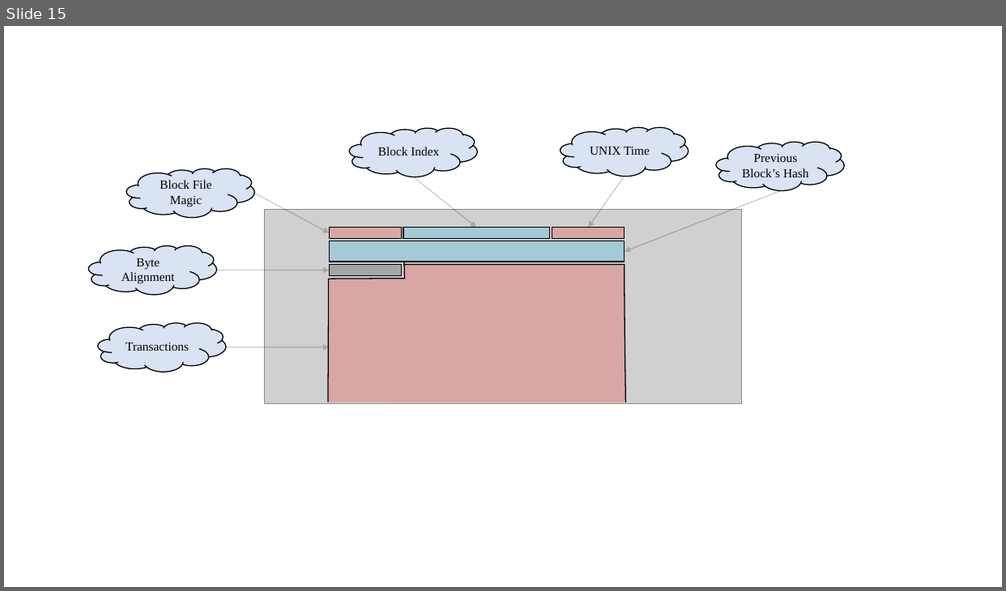
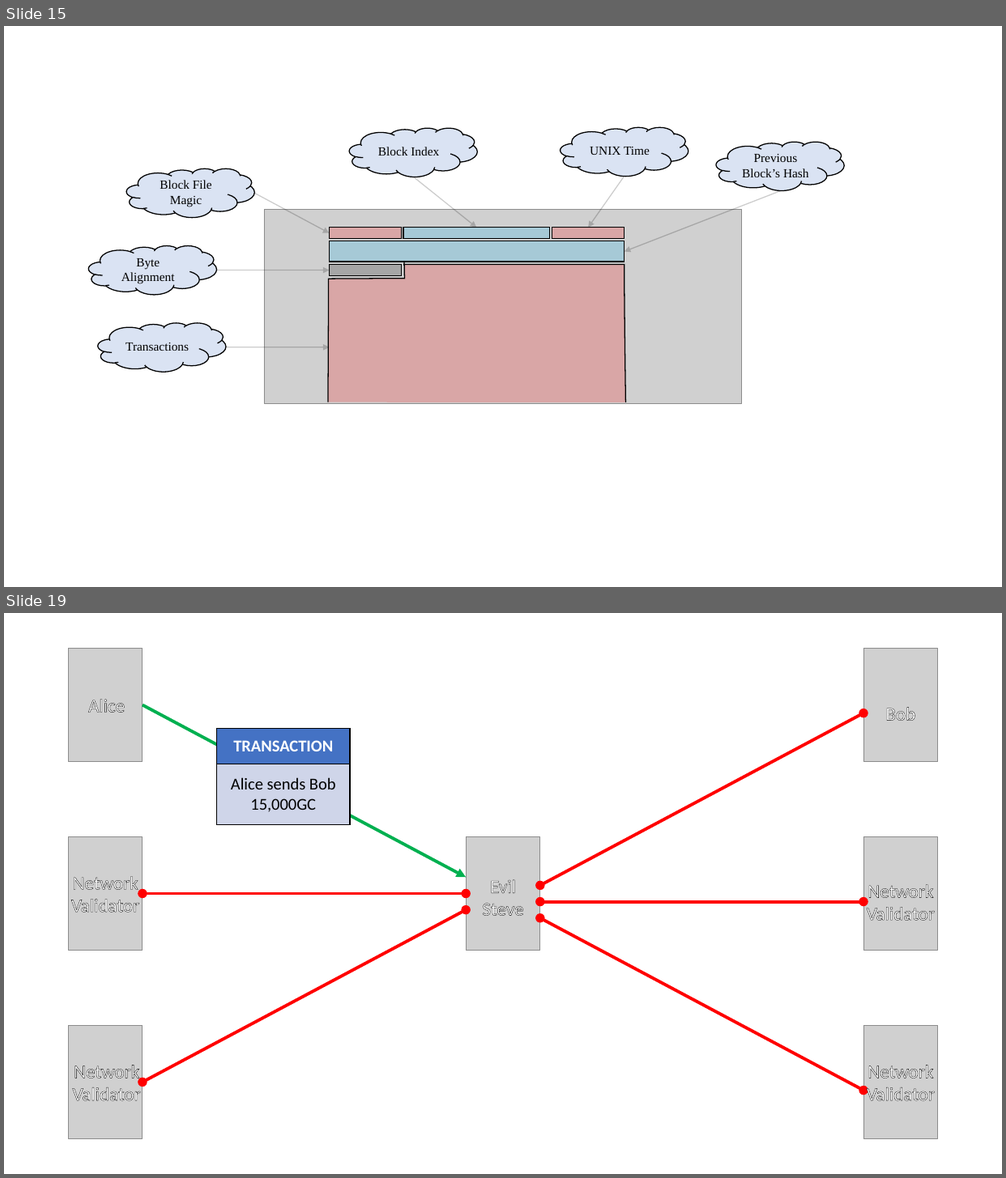
Before and after one commit to Michael-K-Stein/GreenCoin, a slide deck: Thesis/Images/Graphics.pptx. Shown one above the other, each under a label of ours: slide 15 before the commit, slides 15 and 19 after it; the slides between them are not shown. The pictures are 1006x591 and 1006x1178 pixels, drawn with LibreOffice and Linux fonts; fonts in the diff are those of the drawing; grey boxes stand for pictures. Boxes give left, top, right and bottom in pixels: in the first picture for what was removed or moved away, otherwise in the second. Text is boxed around its words. In the diff, an @@ line names an element or a change of style, - is before the commit and + after.

```diff
--- a/Thesis/Images/Graphics.pptx
+++ b/Thesis/Images/Graphics.pptx
@@ slide 19 added at <box>4,613,1002,1174</box>, background #FFFFFF @@
@@ picture added at <box>68,648,143,762</box> @@
@@ picture added at <box>863,648,938,762</box> @@
@@ text added at <box>88,699,125,713</box>, 18 pt, text #FFFFFF @@
+Alice
@@ arrow added from (143, 705) to (466, 877), #00B050 3 pt @@
@@ text added at <box>885,707,915,721</box>, 18 pt, text #FFFFFF @@
+Bob
@@ table added at <box>216,728,350,825</box>, 2 rows, 1 columns @@
+TRANSACTION
+Alice sends Bob 15,000GC
@@ double arrow added from (863, 713) to (540, 885), #FF0000 3 pt @@
@@ picture added at <box>68,837,143,951</box> @@
@@ picture added at <box>466,837,540,951</box> @@
@@ picture added at <box>863,837,938,951</box> @@
@@ text added at <box>71,876,139,913</box>, 18 pt, text #FFFFFF @@
+Network
+Validator
@@ text added at <box>482,879,523,916</box>, 18 pt, text #FFFFFF @@
+Evil
+Steve
@@ double arrow added from (143, 894) to (466, 894), #FF0000 3 pt @@
@@ double arrow added from (863, 902) to (540, 902), #FF0000 3 pt @@
@@ text added at <box>867,884,935,921</box>, 18 pt, text #FFFFFF @@
+Network
+Validator
@@ double arrow added from (143, 1082) to (466, 910), #FF0000 3 pt @@
@@ double arrow added from (863, 1091) to (540, 918), #FF0000 3 pt @@
@@ picture added at <box>68,1025,143,1139</box> @@
@@ picture added at <box>863,1025,938,1139</box> @@
@@ text added at <box>73,1065,141,1101</box>, 18 pt, text #FFFFFF @@
+Network
+Validator
@@ text added at <box>867,1065,935,1101</box>, 18 pt, text #FFFFFF @@
+Network
+Validator
```
Also in this commit, not shown: 5 other slides added, 13 other files.
